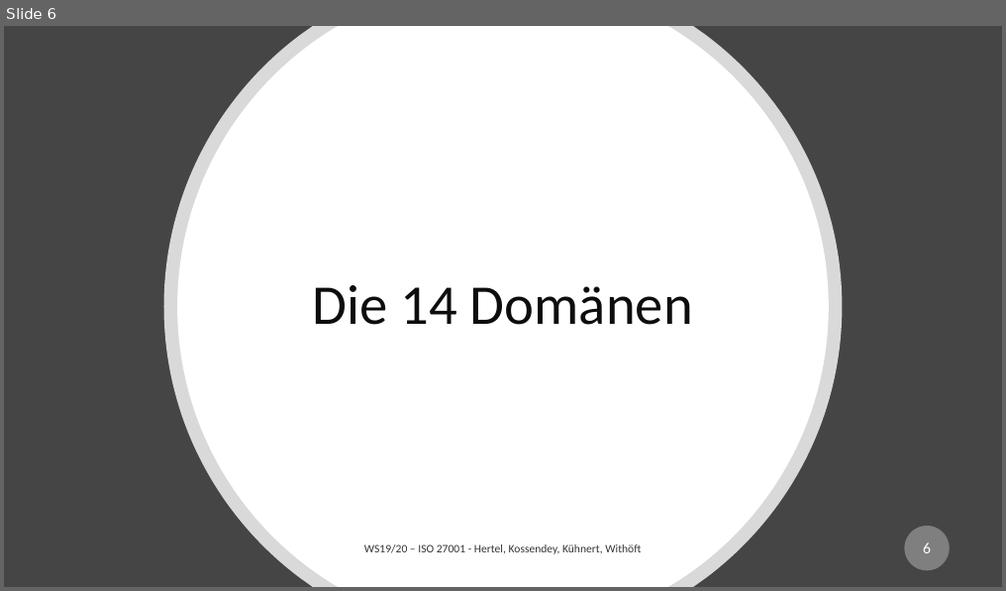
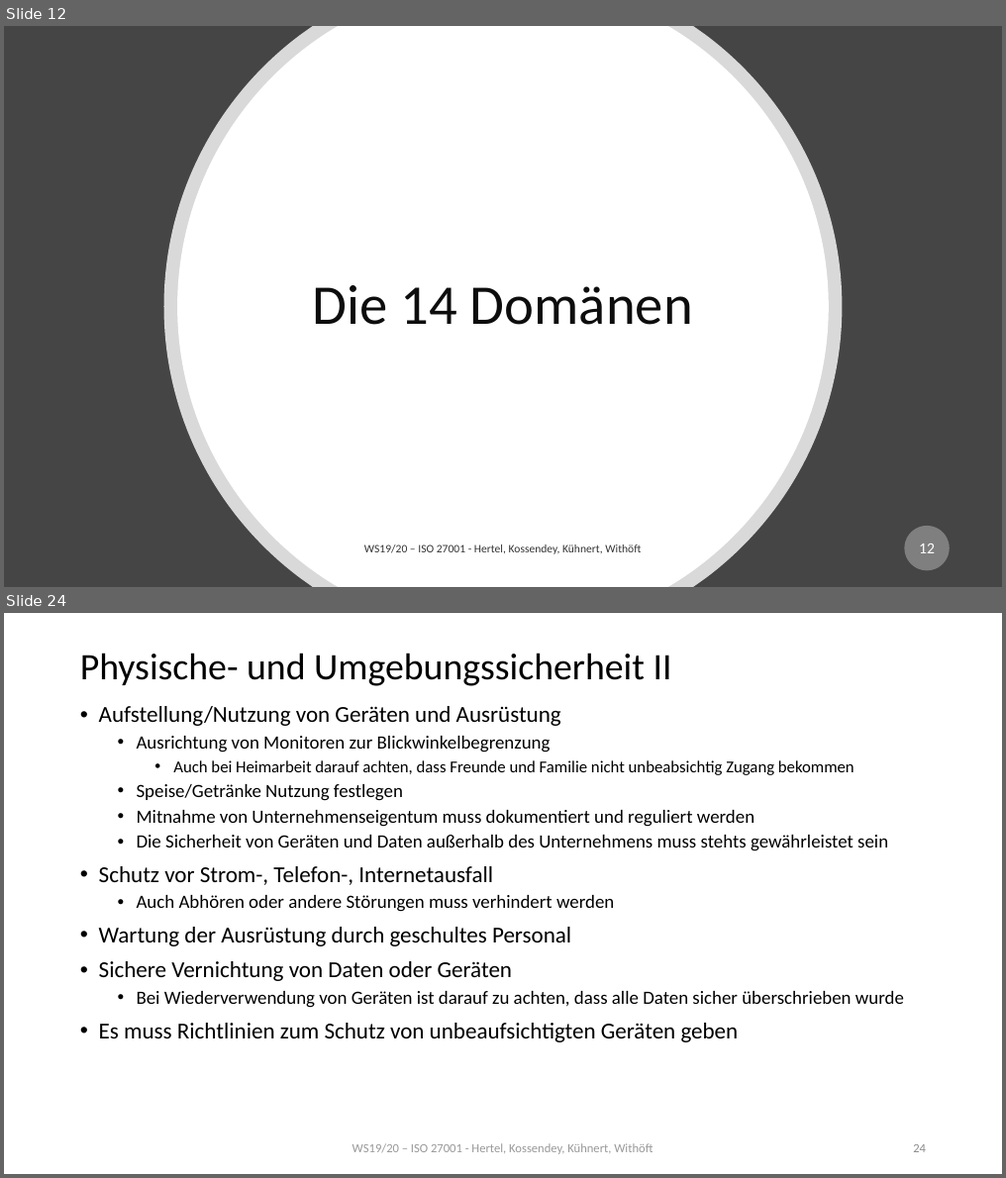
Before and after one commit to mwithoeft/SicherheitUndZuverlaessigkeit, a slide deck: merged.pptx. Shown one above the other, each under a label of ours: slide 6 before the commit, slides 12 and 24 after it; the slides between them are not shown. The pictures are 1006x591 and 1006x1178 pixels, drawn with LibreOffice and Linux fonts; fonts in the diff are those of the drawing. Boxes give left, top, right and bottom in pixels: in the first picture for what was removed or moved away, otherwise in the second. Text is boxed around its words. In the diff, an @@ line names an element or a change of style, - is before the commit and + after.

```diff
--- a/merged.pptx
+++ b/merged.pptx
@@ slide 24 added at (x1=4, y1=613, x2=1002, y2=1174), background #FFFFFF @@
@@ title added at (x1=80, y1=653, x2=672, y2=686), 36 pt, text #000000 @@
+Physische- und Umgebungssicherheit II
@@ text added at (x1=99, y1=706, x2=904, y2=1043), 18 pt, text #000000 @@
+• Aufstellung/Nutzung von Geräten und Ausrüstung
+  • Ausrichtung von Monitoren zur Blickwinkelbegrenzung
+    • Auch bei Heimarbeit darauf achten, dass Freunde und Familie nicht unbeabsichtig Zugang bekommen
+  • Speise/Getränke Nutzung festlegen
+  • Mitnahme von Unternehmenseigentum muss dokumentiert und reguliert werden
+  • Die Sicherheit von Geräten und Daten außerhalb des Unternehmens muss stehts gewährleistet sein
+• Schutz vor Strom-, Telefon-, Internetausfall
+  • Auch Abhören oder andere Störungen muss verhindert werden
+• Wartung der Ausrüstung durch geschultes Personal
+• Sichere Vernichtung von Daten oder Geräten
+  • Bei Wiederverwendung von Geräten ist darauf zu achten, dass alle Daten sicher überschrieben wurde
+• Es muss Richtlinien zum Schutz von unbeaufsichtigten Geräten geben
@@ text added at (x1=352, y1=1144, x2=652, y2=1155), 12 pt, text #808080 at 80% opacity @@
+WS19/20 – ISO 27001 - Hertel, Kossendey, Kühnert, Withöft
@@ page number added at (x1=913, y1=1145, x2=926, y2=1153), 12 pt, text #8C8C8C @@
+24
@@ what was slide 6 is now slide 12 @@
@@ page number at (x1=919, y1=544, x2=935, y2=554): text changed @@
-6
+12
```
Also in this commit, not shown: 4 slides changed, 26 other slides added.
